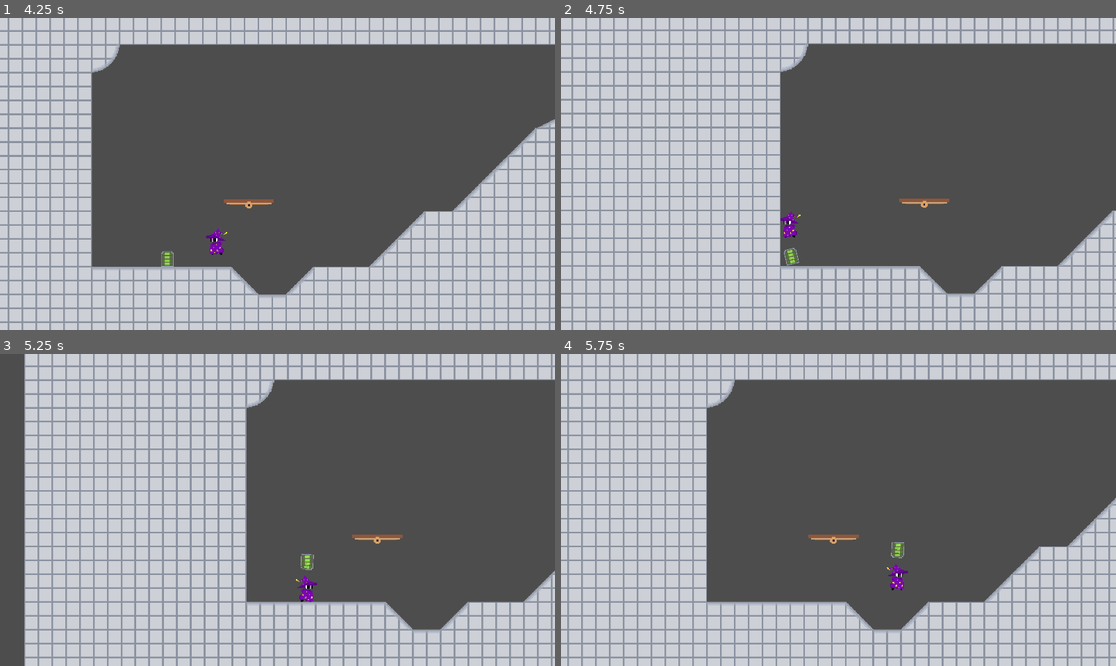
Above: before the commit, frames 1-4 (two rows, left to right).
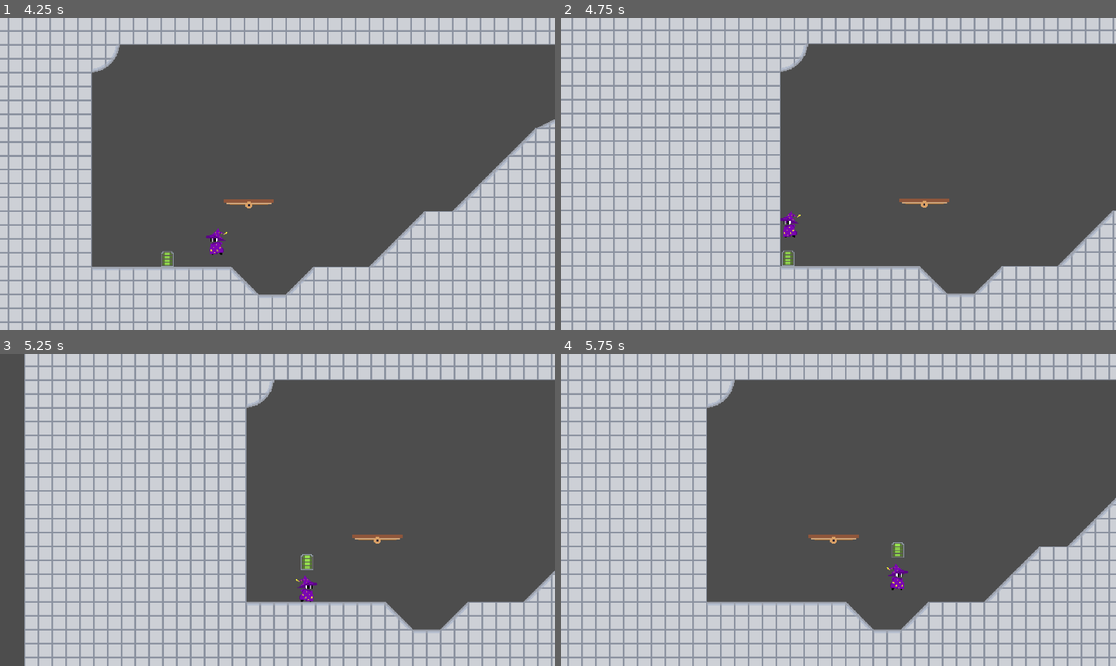
Above: after the commit, the same moments.

Repository: EggsArntMeme/HawkGameJam
Game: Godot game, scene res://Scenes/Levels/MainMenu.tscn
Same seed, same stepped clock (60 frames per second), same inputs: the game is played once before the commit and once after it.
Inputs:
- Up to frame 1 (4.25 s): click "Start" at 0.5 s; hold D (RIGHT) 1.28-2.78 s; tap E (E) at 1.35, 2.85 s; tap W (UP) at 1.52, 2.27, 3.77 s; tap F (F) at 2.1, 3.6 s; hold A (LEFT) from 2.78 s (still down)
- Up to frame 2 (4.75 s): keep holding A (LEFT); tap E (E) at 4.35 s; tap W (UP) at 4.52 s
- Up to frame 3 (5.25 s): release A (LEFT) at 5.03 s; hold D (RIGHT) from 5.03 s (still down); tap F (F) at 5.1 s
- Up to frame 4 (5.75 s): keep holding D (RIGHT); tap W (UP) at 5.27 s

Frame 1 is identical in both runs. In frame 2, 0.1% of the frame differs, in the area x 39-43%, y 73-80%; in frame 3, less than 0.1%; in frame 4, less than 0.1%.

Commit message:
Fixed collison with battery

Diff:
--- a/Scenes/Levels/levelOne.tscn
+++ b/Scenes/Levels/levelOne.tscn
@@ -3,7 +3,7 @@
 [ext_resource type="PackedScene" uid="uid://csl6l3dxrt1oq" path="res://Scenes/Objects/Player.tscn" id="1_yo5hd"]
 [ext_resource type="Texture2D" uid="uid://cepsg783pm0v3" path="res://Sprites/ground_tile.png" id="2_eoavp"]
 [ext_resource type="PackedScene" uid="uid://bmm0hj07smm6e" path="res://Scenes/Objects/Battery.tscn" id="3_td7tu"]
-[ext_resource type="PackedScene" uid="uid://ck7bqtt45063r" path="res://Scenes/Objects/Platform.tscn" id="3_wu7ai"]
+[ext_resource type="PackedScene" uid="uid://ck7bqtt45063r" path="res://Scenes/Objects/platform.tscn" id="3_wu7ai"]
 [ext_resource type="PackedScene" uid="uid://c14dpm4aeph41" path="res://Scenes/Objects/Door.tscn" id="4_bfxw8"]
 
 [sub_resource type="PhysicsMaterial" id="PhysicsMaterial_2ia2p"]
--- a/Scenes/Objects/Battery.tscn
+++ b/Scenes/Objects/Battery.tscn
@@ -10,7 +10,8 @@
 size = Vector2(50, 50)
 
 [node name="Battery" type="RigidBody2D"]
-mass = 9.0
+can_sleep = false
+lock_rotation = true
 
 [node name="CollisionShape2D" type="CollisionShape2D" parent="."]
 scale = Vector2(0.07, 0.07)
